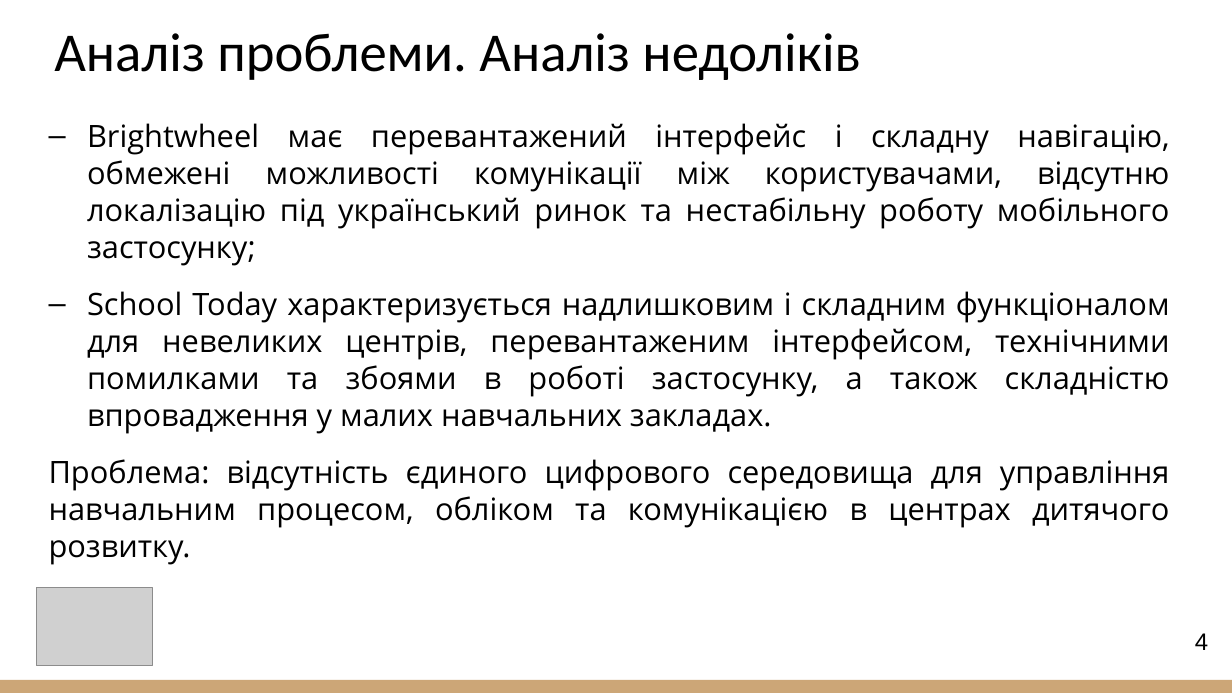
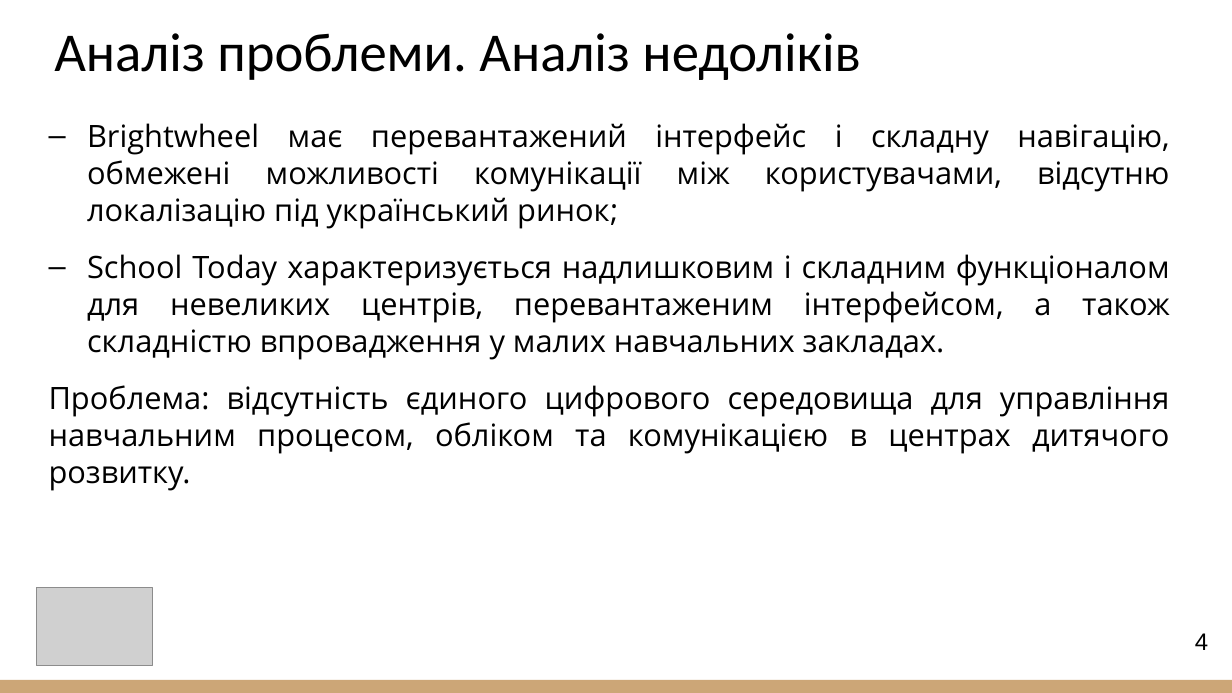
Before and after one commit to ZozuliaOlena/2026_B_PI_PZPI-22-1_Zozulia_O_Y, a slide deck: slide 4 of 2026_Б_ПІ_ПЗПІ-22-1_Зозуля_О_Ю.pptx. Drawn at 1232x693 pixels with LibreOffice and Linux fonts; fonts in the diff are those of the drawing; grey boxes stand for pictures. Boxes give left, top, right and bottom in pixels: in the first picture for what was removed or moved away, otherwise in the second. Text is boxed around its words. In the diff, an @@ line names an element or a change of style, - is before the commit and + after.

```diff
--- a/2026_Б_ПІ_ПЗПІ-22-1_Зозуля_О_Ю.pptx
+++ b/2026_Б_ПІ_ПЗПІ-22-1_Зозуля_О_Ю.pptx
@@ text at [87, 123, 1170, 360]: text changed @@
-– Brightwheel має перевантажений інтерфейс і складну навігацію, обмежені можливості комунікації між користувачами, відсутню локалізацію під український ринок та нестабільну роботу мобільного застосунку;
-– School Today характеризується надлишковим і складним функціоналом для невеликих центрів, перевантаженим інтерфейсом, технічними помилками та збоями в роботі застосунку, а також складністю впровадження у малих навчальних закладах.
+– Brightwheel має перевантажений інтерфейс і складну навігацію, обмежені можливості комунікації між користувачами, відсутню локалізацію під український ринок;
+– School Today характеризується надлишковим і складним функціоналом для невеликих центрів, перевантаженим інтерфейсом, а також складністю впровадження у малих навчальних закладах.
```
Also in this commit, not shown: 3 other slides changed.
